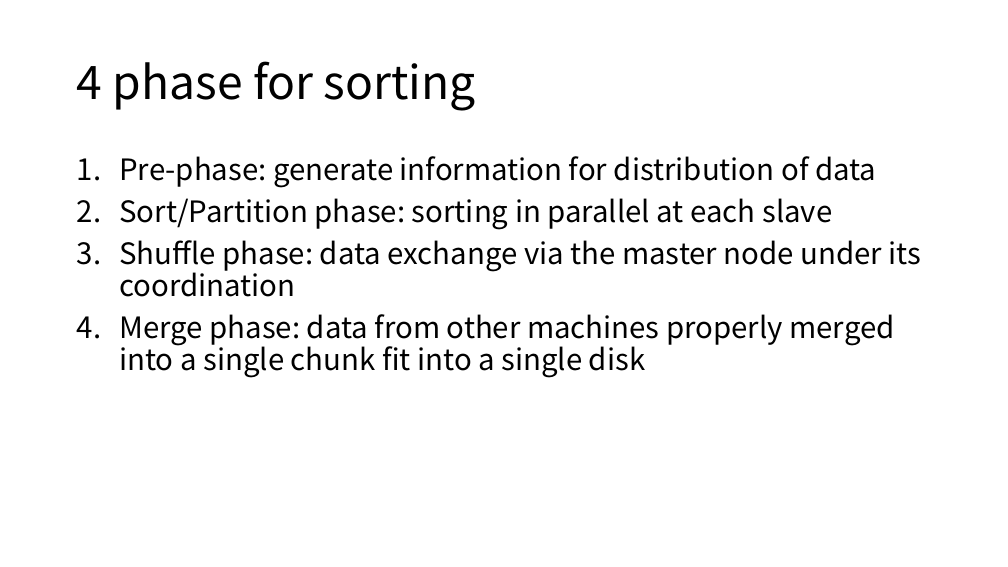
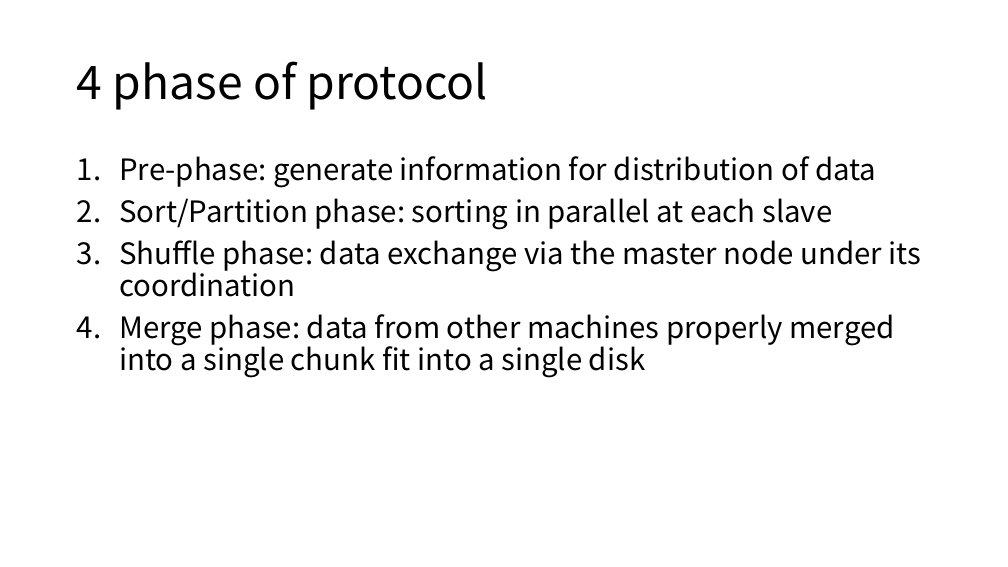
Before and after one commit to GNUp/cs434-doc, a slide deck: slide 8 of project2.pptx. Drawn at 1008x567 pixels with LibreOffice and Linux fonts; fonts in the diff are those of the drawing. Boxes give left, top, right and bottom in pixels: in the first picture for what was removed or moved away, otherwise in the second. Text is boxed around its words. In the diff, an @@ line names an element or a change of style, - is before the commit and + after.

```diff
--- a/project2.pptx
+++ b/project2.pptx
@@ title at [77,61,488,110]: text changed @@
-4 phase for sorting
+4 phase of protocol
```
Also in this commit, not shown: 5 other slides changed, 3 slides added.
